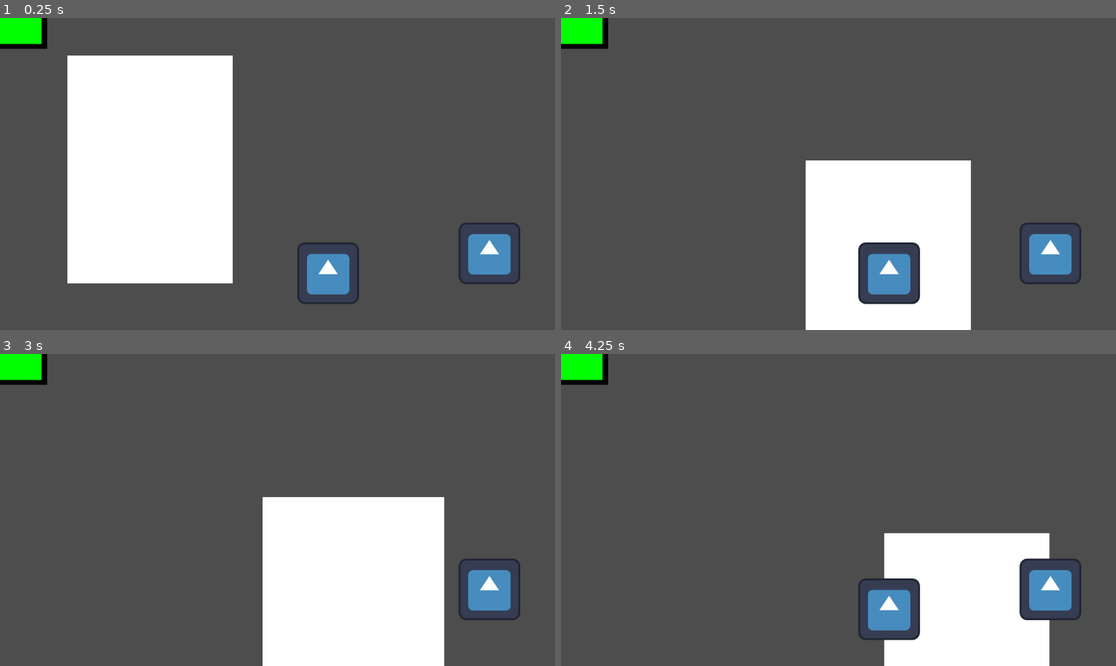
Above: before the commit, frames 1-4 (two rows, left to right).
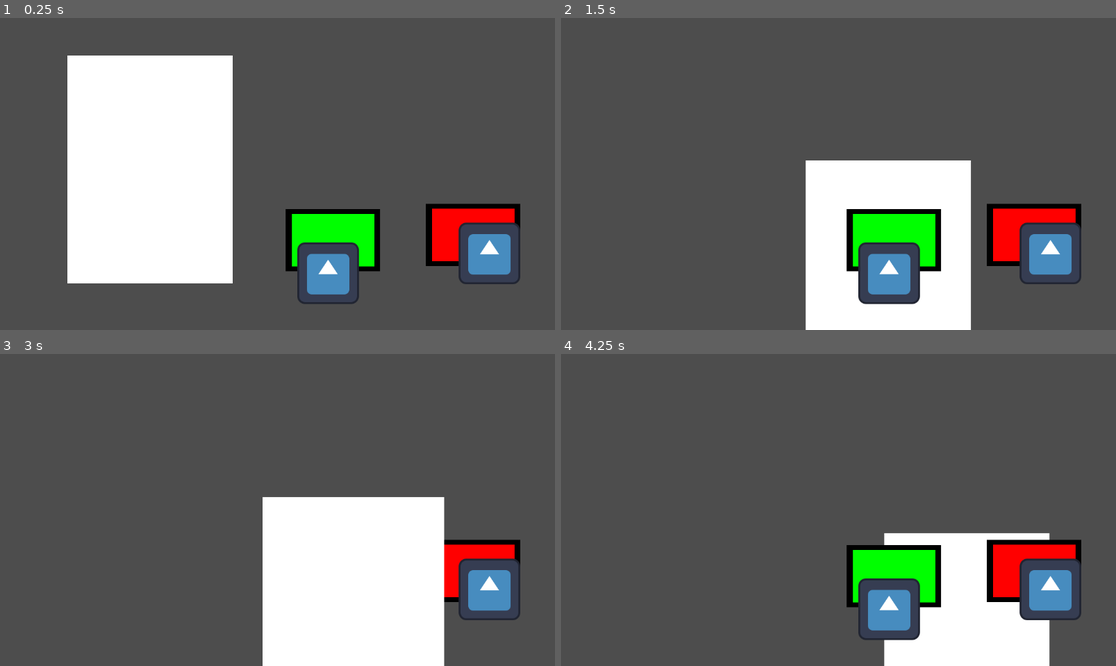
Above: after the commit, the same moments.

Repository: Shiro-zero/projecbutterfly
Game: Godot game, scene res://world.tscn
Same seed, same stepped clock (60 frames per second), same inputs: the game is played once before the commit and once after it. The engine's default icon, where the game draws it, is replaced by a stand-in: a white triangle on a blue panel in a dark square.
Inputs (mouse positions are in pixels of both pictures, inside the frame that each line leads up to):
- Up to frame 1 (0.25 s): no input
- Up to frame 2 (1.5 s): tap Enter at 0.5 s; drag from (710, 167) to (888, 273) at 0.52 s; drag from (727, 189) to (888, 273) at 1.27 s
- Up to frame 3 (3 s): tap Space at 2 s; move the mouse to (333, 441) at 2.02 s; click (333, 441) at 2.17 s; tap Enter at 2.75 s; drag from (249, 572) to (327, 609) at 2.77 s
- Up to frame 4 (4.25 s): move the mouse to (1005, 556) at 3.52 s; click (1005, 556) at 3.67 s

The runs differ from the first frame. In frame 1, 5.1% of the frame differs, in the area x 0-94%, y 0-82%; in frame 2, 5.2%; in frame 3, 2.1%; in frame 4, 5.2%.

Commit message:
dock fini

Diff:
--- a/assets/draggable/draggable_controller.gd
+++ b/assets/draggable/draggable_controller.gd
@@ -3,7 +3,7 @@
 
 const COLLISION_MASK_DRAGGABLE = 1
 const COLLISION_MASK_FEUILLE = 2
-const COLLISION_MASK_STAMP_DOCK = 3
+const COLLISION_MASK_STAMP_DOCK = 4
 const DRAGGABLE_HOVER = Vector2(1.1, 1.1)
 const DRAGGABLE_HOVER_OFF = Vector2(1, 1)
 
@@ -85,10 +85,12 @@
 				var dock = raycast_check(COLLISION_MASK_STAMP_DOCK)
 				if dock:
 					print(dock)
-					#if dock.color == "green" && draggable_dragged.is_accepted_stamp:
-						#pass
-					#else:
-						#pass
+					if dock.color == "green" && draggable_dragged.is_accepted_stamp:
+						draggable_dragged.is_charged = true
+						print('recharge vert')
+					elif dock.color == "red" && !draggable_dragged.is_accepted_stamp:
+						draggable_dragged.is_charged = true
+						print('recharge rouge')
 					pass
 
 
--- a/assets/stamp/dock_stamp.gd
+++ b/assets/stamp/dock_stamp.gd
@@ -4,3 +4,7 @@
 
 func _ready() -> void:
 	var ink = $ColorRect/interieur
+	if color == "green":
+		ink.set_color(Color("GREEN"))
+	elif color == "red":
+		ink.set_color(Color("RED"))
--- a/assets/stamp/dock_stamp.tscn
+++ b/assets/stamp/dock_stamp.tscn
@@ -24,6 +24,7 @@
 color = Color(0, 0, 0, 1)
 
 [node name="interieur" type="ColorRect" parent="ColorRect"]
+layout_mode = 0
 offset_left = 13.0
 offset_top = 10.0
 offset_right = 184.0
--- /dev/null
+++ b/main.tscn
@@ -0,0 +1,3 @@
+[gd_scene format=3 uid="uid://bdenjmiglys5j"]
+
+[node name="Main" type="Node2D"]
--- a/world.tscn
+++ b/world.tscn
@@ -21,3 +21,8 @@
 is_accepted_stamp = false
 
 [node name="DockStamp" parent="DraggableController" instance=ExtResource("4_aqk2v")]
+position = Vector2(691, 462)
+
+[node name="DockStamp2" parent="DraggableController" instance=ExtResource("4_aqk2v")]
+position = Vector2(982, 451)
+color = "red"
Not shown: 1 places in assets/stamp/dock_stamp.tscn that only renumber resources
Not shown: 1 places in assets/stamp/stamp.tscn that only renumber resources
Not shown: 1 places in world.tscn that only renumber resources
